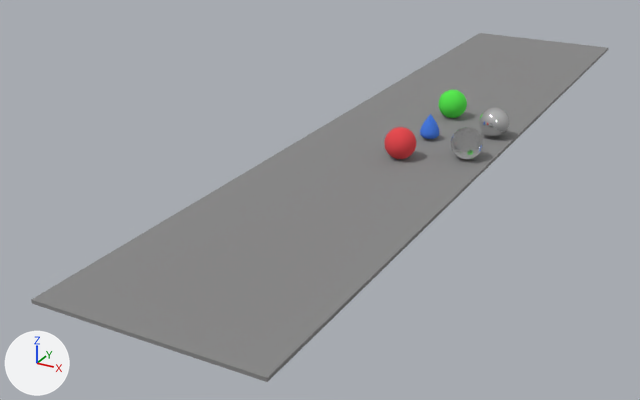
One commit to the Blender file scenes/someobjects.blend: the scene before it, then after it.
The view is the same before and after, from a 50 mm lens placed at (18.0, -53.4, 20.0), pointed at (-8.5, -5.2, -4.1). The axes (+X, +Y, +Z) are drawn at lower left. The lights are the same throughout.
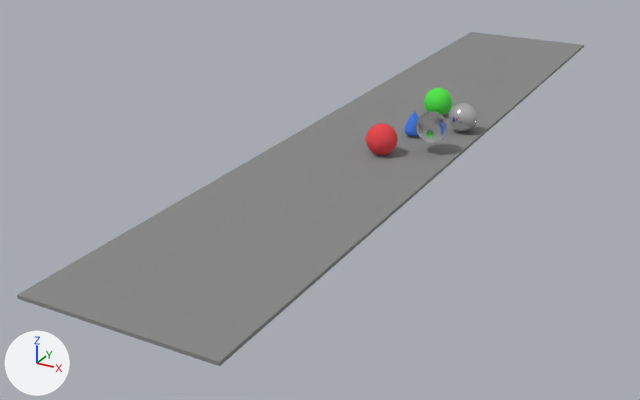
Where the change shows, as pixel boxes (x1, y1, x2, y2) in the pictures (640 x 400 px):
'Cube', moved, rescaled: before (31, 33, 608, 382); after (17, 32, 584, 366)
'Sphere.003', moved: before (451, 127, 483, 159); after (416, 111, 448, 143)
'Sphere.002', moved: before (479, 107, 510, 138); after (448, 103, 478, 132)
'Sphere', moved: before (384, 127, 416, 159); after (366, 123, 398, 155)
'Sphere.001', moved: before (438, 90, 467, 118); after (424, 88, 452, 115)

What changed in the scene script:
```text
Change ob_cube:
    ob_cube.location: (-3.62, 0.0, 0.0) -> (-5.16, 0.0, 0.0)
    ob_cube.scale: (6.16, 29.5, 0.1) -> (5.49, 29.5, 0.1)
Change ob_sphere:
    ob_sphere.location: (-2.63, -5.56, 1.1) -> (-3.93, -5.48, 1.1)
Change ob_sphere_001:
    ob_sphere_001.location: (-2.71, 3.57, 1.1) -> (-3.75, 3.52, 1.1)
Change ob_sphere_002:
    ob_sphere_002.location: (1.19, 1.06, 1.1) -> (-1.01, 1.06, 1.1)
Change ob_sphere_003:
    ob_sphere_003.location: (1.0, -3.62, 1.1) -> (-1.38, -3.58, 1.75)
```
